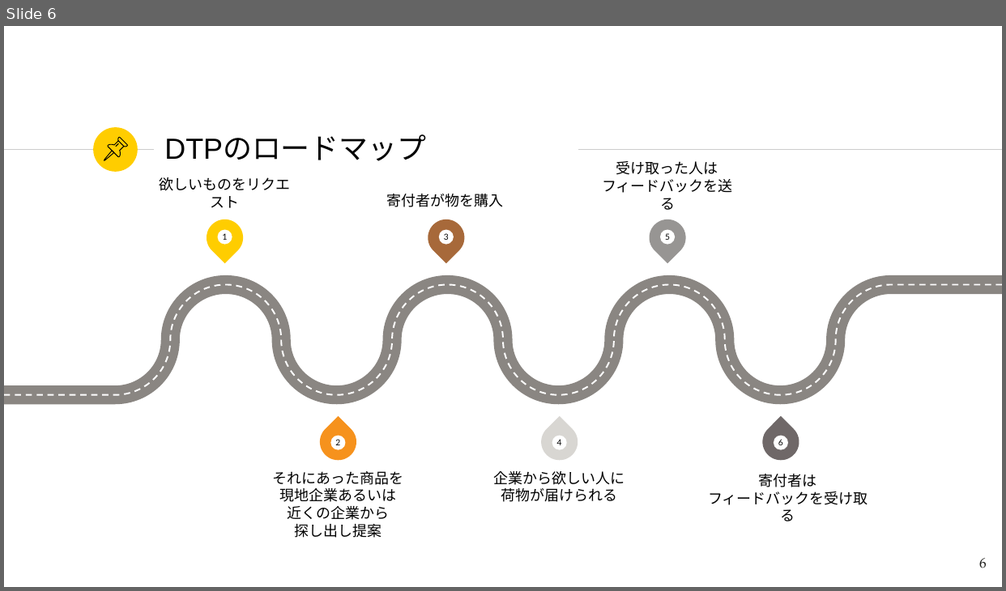
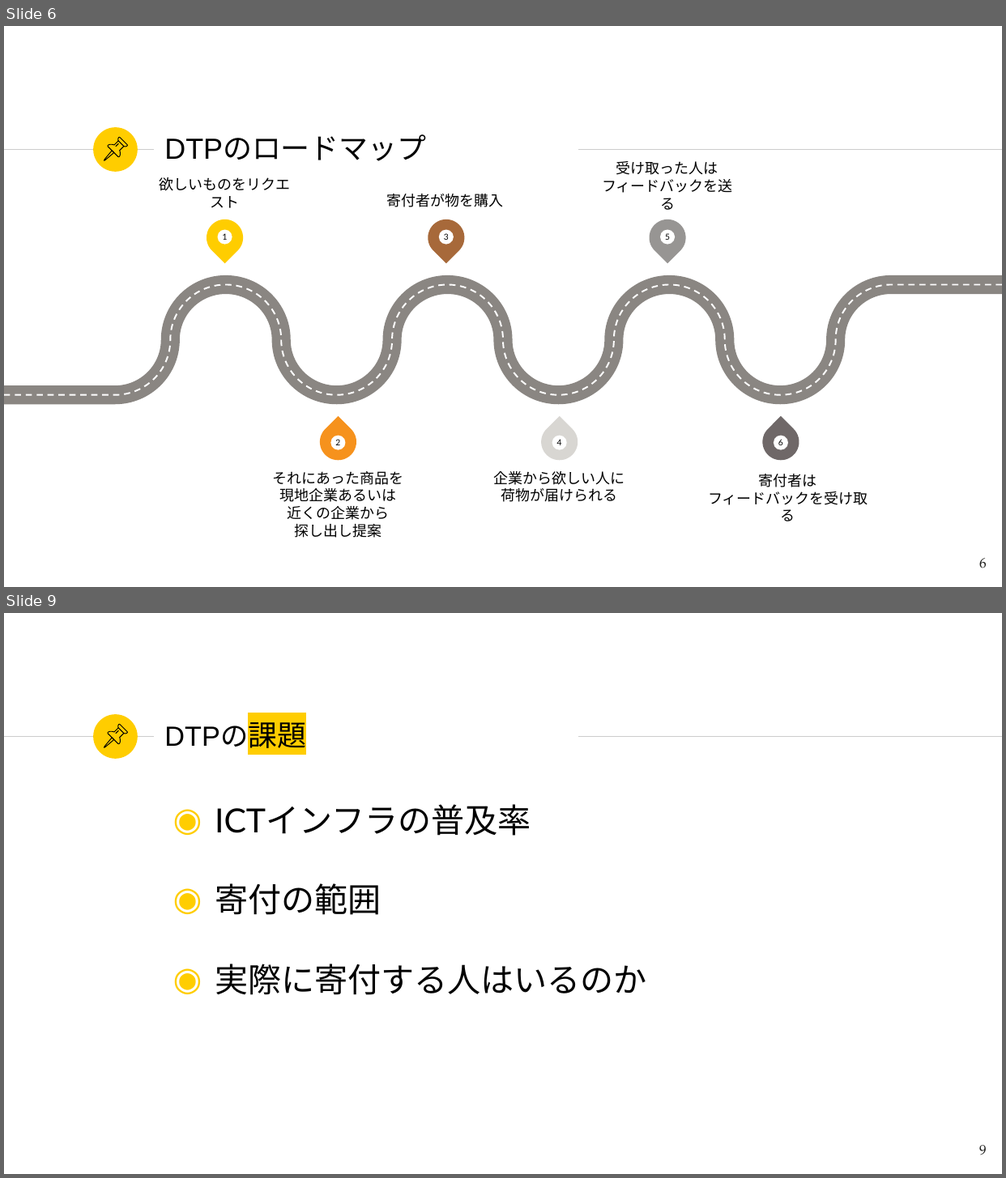
Before and after one commit to onomiyu/doyolab, a slide deck: Donation to person.pptx. Shown one above the other, each under a label of ours: slide 6 before the commit, slides 6 and 9 after it; the slides between them are not shown. The pictures are 1006x591 and 1006x1178 pixels, drawn with LibreOffice and Linux fonts; fonts in the diff are those of the drawing. Boxes give left, top, right and bottom in pixels: in the first picture for what was removed or moved away, otherwise in the second. Text is boxed around its words. In the diff, an @@ line names an element or a change of style, - is before the commit and + after.

```diff
--- a/Donation to person.pptx
+++ b/Donation to person.pptx
@@ slide 9 added at [4, 613, 1002, 1174], background #FFFFFF; not listed: 3 template elements that a slide beside it also shows @@
@@ group added at [104, 725, 127, 747]: 4 freeform shapes @@
@@ title added at [164, 717, 306, 754], 26.7 pt, text #000000 @@
+DTPの課題
@@ text added at [215, 804, 647, 995], 32 pt, text #000000 @@
+◉ ICTインフラの普及率
+◉ 寄付の範囲
+◉ 実際に寄付する人はいるのか
@@ page number added at [979, 1145, 987, 1156], 13.3 pt, text #1D1D1B @@
+9
```
Also in this commit, not shown: 2 slides changed, 2 other files.
